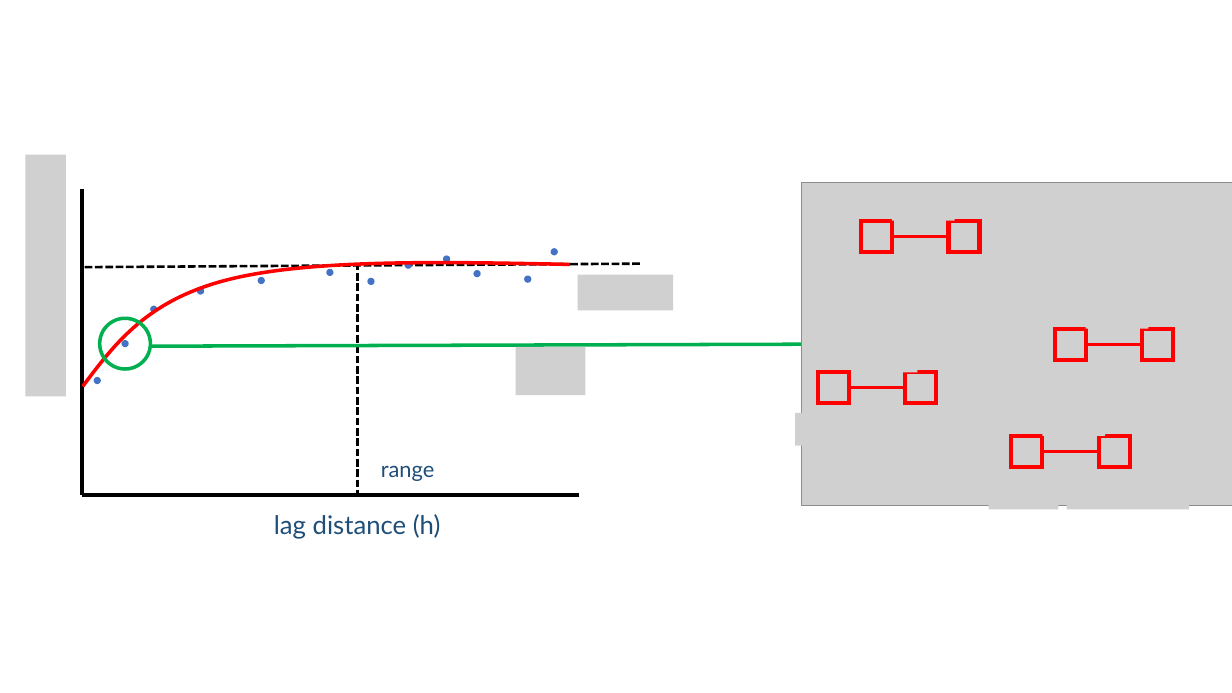
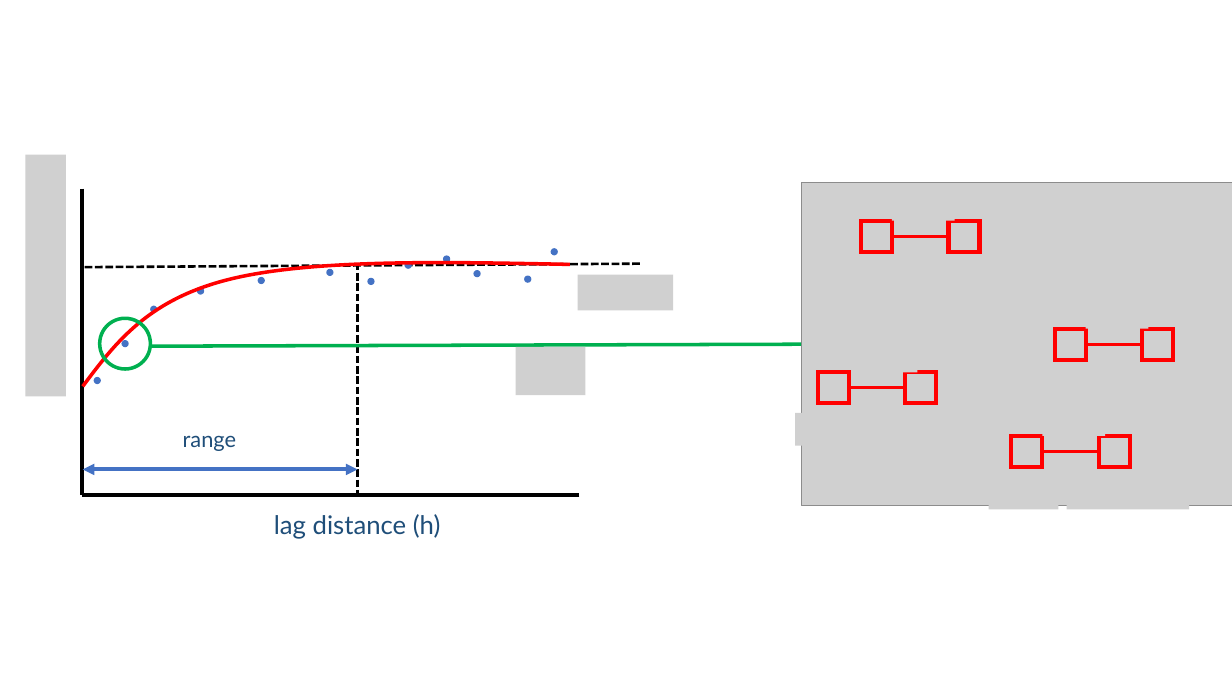
Before and after one commit to aegis4048/aegis4048.github.io-source, a slide deck: slide 2 of content/downloads/notebooks/spatial.pptx (slide 1 before the commit). Drawn at 1232x693 pixels with LibreOffice and Linux fonts; fonts in the diff are those of the drawing; grey boxes stand for pictures. Boxes give left, top, right and bottom in pixels: in the first picture for what was removed or moved away, otherwise in the second. Text is boxed around its words. In the diff, an @@ line names an element or a change of style, - is before the commit and + after.

```diff
--- a/content/downloads/notebooks/spatial.pptx
+++ b/content/downloads/notebooks/spatial.pptx
@@ text "range": place and size @@
-text "range" at (381, 465, 435, 481)
+text "range" at (183, 435, 237, 451)
@@ double arrow added from (83, 470) to (358, 470), #4472C4 3 pt @@
```
Also in this commit, not shown: 3 other slides changed, 1 slide added, 8 other files.
